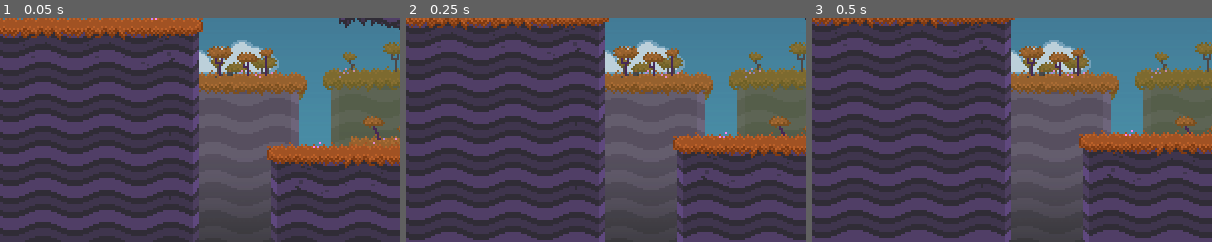
Above: before the commit, frames 1-3 (left to right).
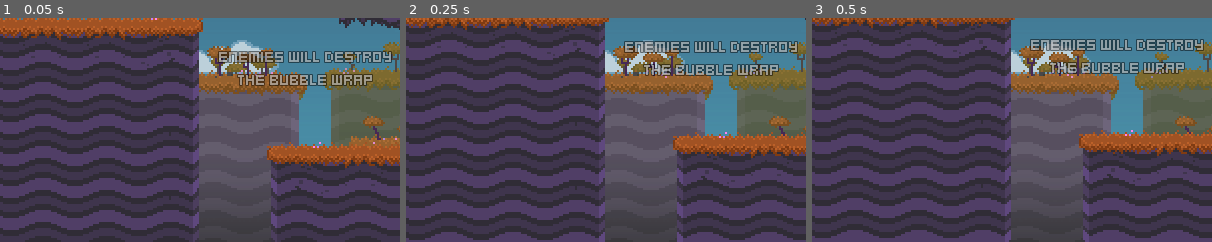
Above: after the commit, the same moments.

Repository: HexagonNico/Project-Wowie4
Game: Godot game, scene res://assets/levels/level3.tscn
Same seed, same stepped clock (60 frames per second), same inputs: the game is played once before the commit and once after it. This scene is started directly instead of the project's main scene. The engine's default icon, where the game draws it, is replaced by a stand-in: a white triangle on a blue panel in a dark square.
Inputs:
- Up to frame 1 (0.05 s): no input
- Up to frame 2 (0.25 s): no input
- Up to frame 3 (0.5 s): no input
The pictures show only the part of the screen within x 31-81%, y 50-100%; the shares and areas given below are measured in that part.

The runs differ from the first frame. In frame 1, 3.6% of the frame differs, in the area x 54-98%, y 14-31%; in frame 2, 3.6%; in frame 3, 3.6%.

Commit message:
Help text label

Diff:
--- a/assets/levels/level3.tscn
+++ b/assets/levels/level3.tscn
@@ -1,8 +1,9 @@
-[gd_scene load_steps=6 format=2]
+[gd_scene load_steps=7 format=2]
 
 [ext_resource path="res://assets/levels/level.tscn" type="PackedScene" id=1]
 [ext_resource path="res://assets/tileset/tileset.tres" type="TileSet" id=2]
 [ext_resource path="res://assets/enemy/enemy.tscn" type="PackedScene" id=3]
+[ext_resource path="res://assets/ui/theme.tres" type="Theme" id=4]
 
 [sub_resource type="RectangleShape2D" id=1]
 extents = Vector2( 400, 8 )
@@ -23,6 +24,21 @@
 collision_mask = 0
 format = 1
 tile_data = PoolIntArray( 131087, 536870913, 0, 131088, 1, 0, 196623, 536870918, 0, 196624, 6, 0, 327689, 536870913, 0, 327690, 0, 0, 327691, 0, 0, 327692, 1, 0, 393225, 536870918, 0, 393226, 5, 0, 393227, 5, 0, 393228, 6, 0 )
+
+[node name="Label" type="Label" parent="TileMap" index="1"]
+modulate = Color( 1, 1, 1, 0.498039 )
+margin_left = 232.0
+margin_top = 240.0
+margin_right = 406.0
+margin_bottom = 283.0
+grow_horizontal = 2
+grow_vertical = 2
+rect_scale = Vector2( 0.5, 0.5 )
+theme = ExtResource( 4 )
+text = "Enemies will destroy
+the bubble wrap"
+align = 1
+valign = 1
 
 [node name="Robot" parent="." index="1"]
 position = Vector2( 56, 228 )
